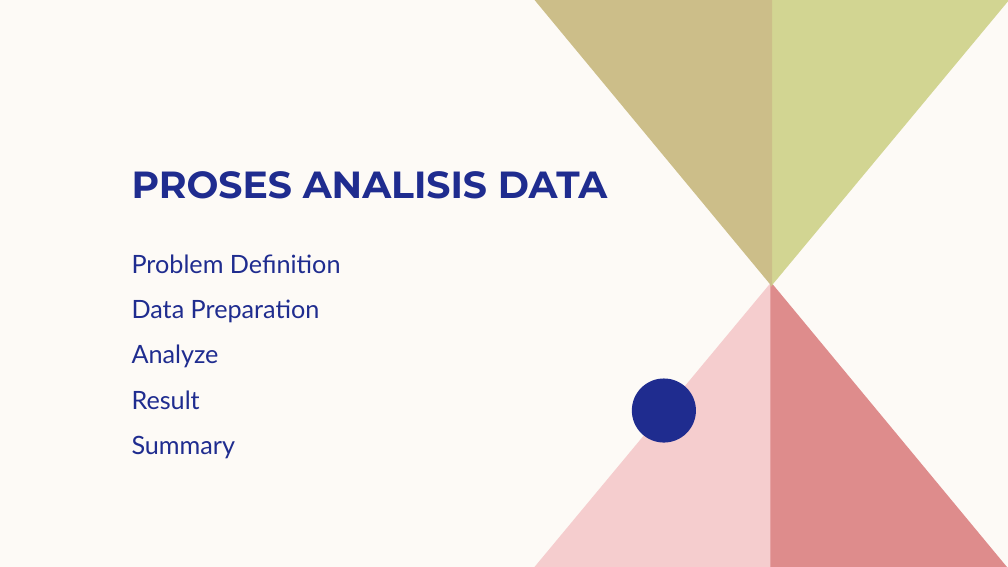
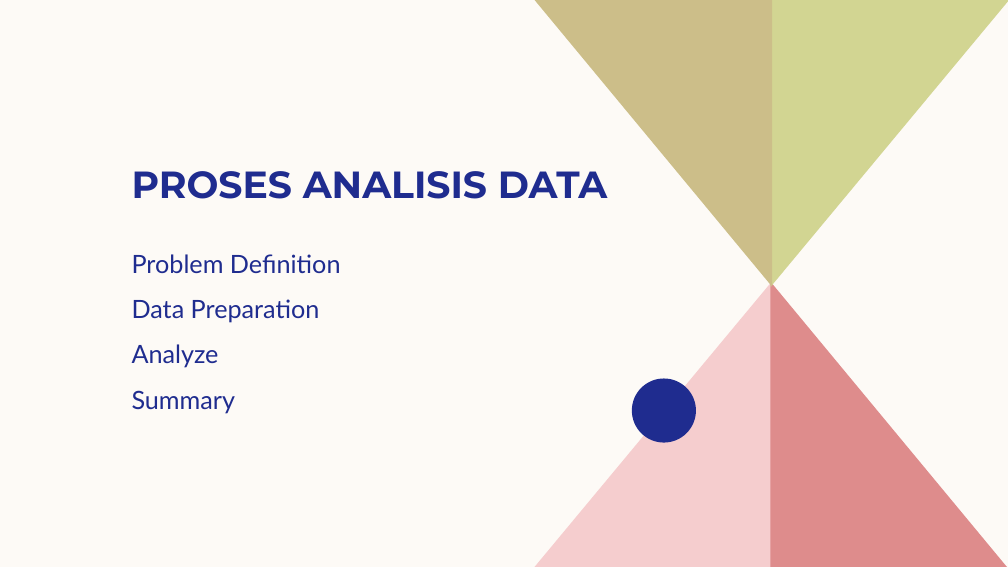
Before and after one commit to emaapriliana/gold-challenge, a slide deck: slide 2 of challenge binar.pptx. Drawn at 1008x567 pixels with LibreOffice and Linux fonts; fonts in the diff are those of the drawing. Boxes give left, top, right and bottom in pixels: in the first picture for what was removed or moved away, otherwise in the second. Text is boxed around its words. In the diff, an @@ line names an element or a change of style, - is before the commit and + after.

Commit message:
analisis dan report

```diff
--- a/challenge binar.pptx
+++ b/challenge binar.pptx
@@ text at [132, 390, 200, 409]: paragraph removed @@
-Result
```
Also in this commit, not shown: 7 other slides changed, 22 slides added, 2 slides removed, 1 other file.
